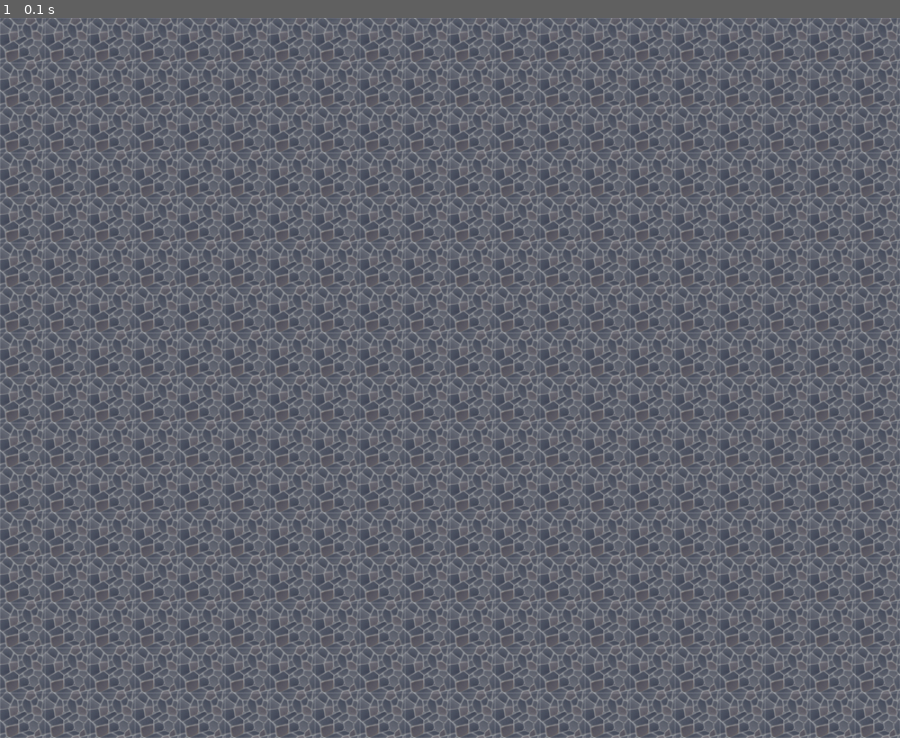
Above: before the commit, frame 1.
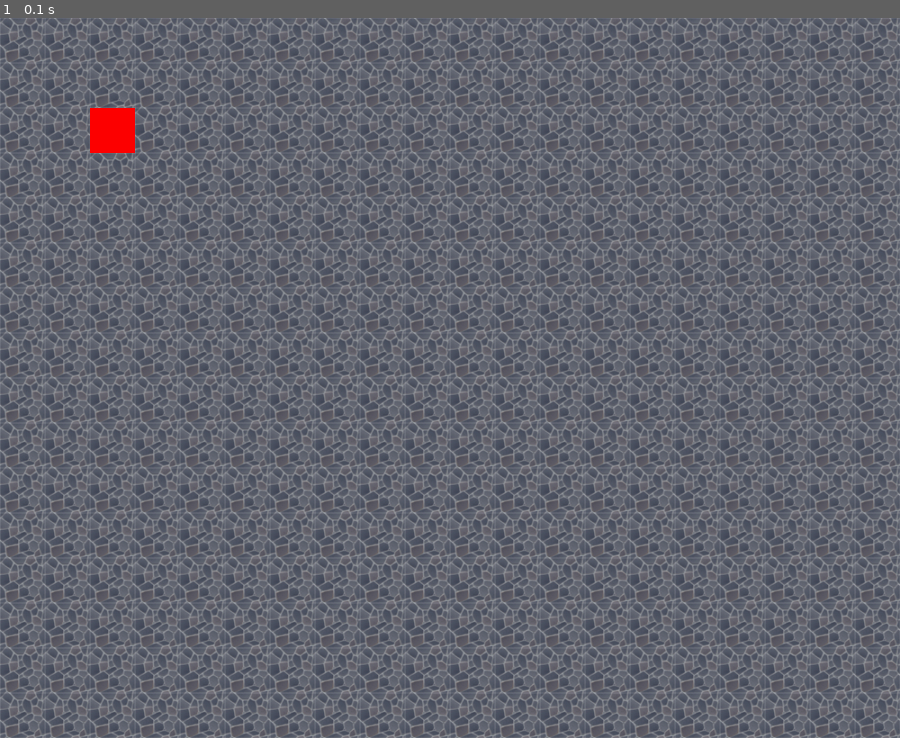
Above: after the commit, the same moment.

Repository: RadekRo/pygame-testing
Game: pygame game, started from main.py
Same seed, same stepped clock (60 frames per second), same inputs: the game is played once before the commit and once after it.
Inputs:
- Up to frame 1 (0.1 s): no input

The runs differ from the first frame. In frame 1, 0.3% of the frame differs, in the area x 10-15%, y 12-19%.

Commit message:
Player placed on the board

Diff:
--- a/main.py
+++ b/main.py
@@ -24,17 +24,51 @@
             tiles.append(pos)
     return tiles, image
 
-def draw(window, background, bg_image):
+def draw(window, background, bg_image, player):
     for tile in background:
         window.blit(bg_image, tile)
+
+    player.draw(window)
+
     pygame.display.update()
 
 class Player(pygame.sprite.Sprite):
-    pass
+    COLOR = (255, 0, 0)
+    def __init__(self, x, y, width, height):
+        self.rect = pygame.Rect(x, y, width, height)
+        self.x_vel = 0
+        self.y_vel = 0
+        self.mask = None
+        self.direction = "left"
+        self.animation_count = 0
+
+    def move(self, dx, dy):
+        self.rect.x += dx
+        self.rect.y += dy
+
+    def move_left(self, vel):
+        self.x_vel = -vel
+        if self.direction != "left":
+            self.direction = "left"
+            self.animation_count = 0
+
+    def move_right(self, vel):
+        self.x_vel = vel
+        if self.direction != "right":
+            self.direction = "right"
+            self.animation_count = 0
+
+    def loop(self, fps):
+        self.move(self.x_vel, self.y_vel)
+
+    def draw(self, win):
+        pygame.draw.rect(win, self.COLOR, self.rect)
 
 def main(window):
     clock = pygame.time.Clock()
     background, bg_image = get_background("stone-floor-tile.jpg")
+
+    player = Player(100, 100, 50, 50)
 
     run = True
     while run:
@@ -44,7 +78,7 @@
             if event.type == pygame.QUIT:
                 run = False
                 break
-        draw(window, background, bg_image)
+        draw(window, background, bg_image, player)
     pygame.quit()
     quit()
 
